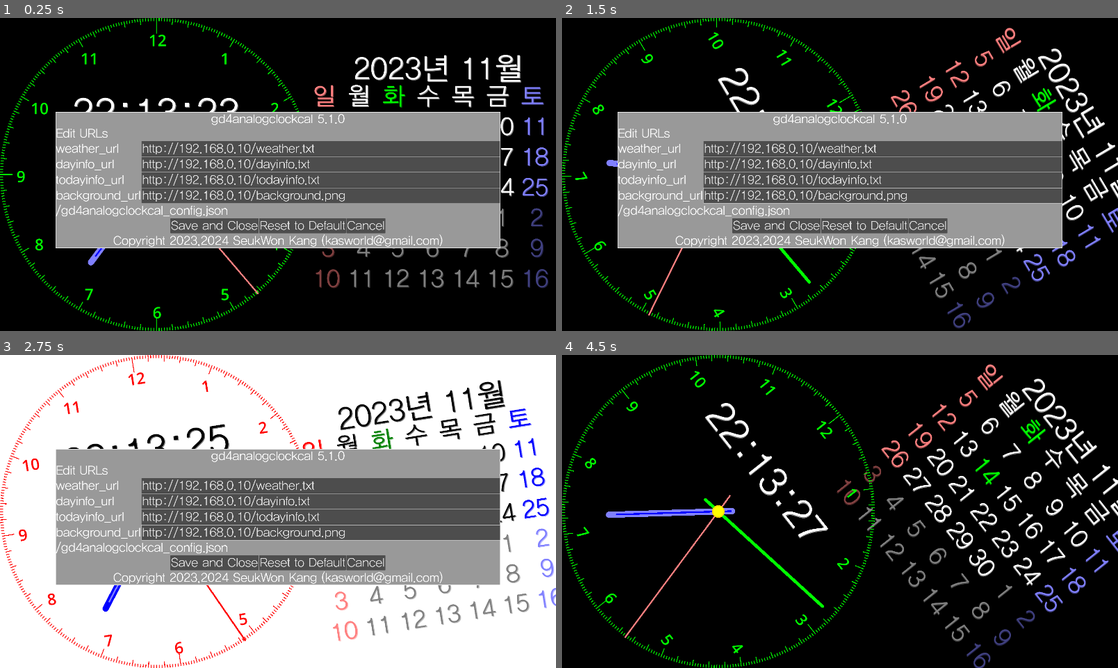
Above: before the commit, frames 1-4 (two rows, left to right).
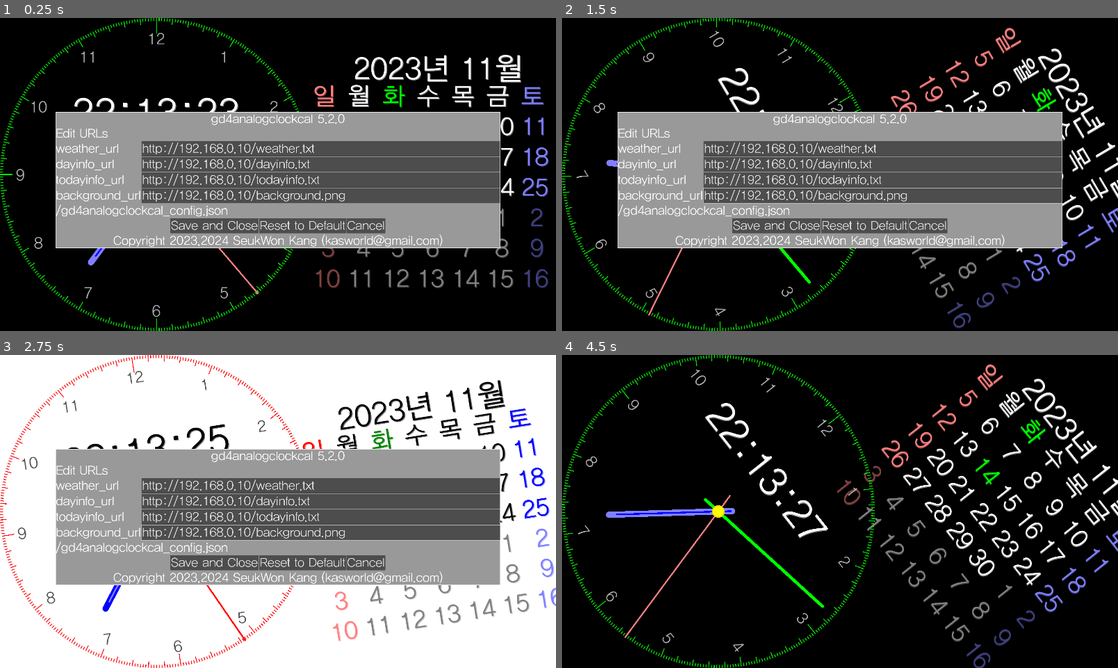
Above: after the commit, the same moments.

Repository: kasworld/gd4analogclockcal
Game: Godot game, scene res://main.tscn
Two runs of this game, one before a commit and one after it. Both use one fixed random seed, a clock stepped at 60 frames per second and the inputs below.
Inputs (mouse positions are in pixels of both pictures, inside the frame that each line leads up to):
- Up to frame 1 (0.25 s): no input
- Up to frame 2 (1.5 s): tap Enter at 0.5, 0.6, 1.35 s; move the mouse to (962, 158) at 0.52 s; click (962, 158) at 0.67 s; move the mouse to (728, 190) at 1.27 s; click (728, 190) at 1.42 s
- Up to frame 3 (2.75 s): move the mouse to (333, 442) at 2.02 s; tap Enter at 2.1 s; click (333, 442) at 2.17 s
- Up to frame 4 (4.5 s): move the mouse to (812, 574) at 2.77 s; tap Enter at 2.85, 3.6, 4.35 s; click (812, 574) at 2.92 s; move the mouse to (1006, 558) at 3.52 s; click (1006, 558) at 3.67 s; move the mouse to (673, 464) at 4.27 s; click (673, 464) at 4.42 s

The runs differ from the first frame. In frame 1, 0.5% of the frame differs, in the area x 2-61%, y 4-96%; in frame 2, 0.5%; in frame 3, 0.5%; in frame 4, 0.6%, in the area x 2-54%, y 4-96%.
Error in both runs: Attempt to call function 'store_line' in base 'null instance' on a null instance. (res://global/config.gd:13)

Commit message:
adjust dial num

Diff:
--- a/analog_dial/analog_dial.gd
+++ b/analog_dial/analog_dial.gd
@@ -1,6 +1,8 @@
 extends Node2D
 
 class_name AnalogDial
+
+var dfont = preload("res://HakgyoansimBareondotumR.ttf")
 
 var dial_lines :PackedVector2Array =[]
 var line_thick :float = 2
@@ -38,9 +40,17 @@
 	for i in range(1,13):
 		draw_hour_letter(clock_R,i)
 
+func draw_cross(p :Vector2, l:float, co :Color)->void:
+	draw_line(p + Vector2(-l/2,0),p + Vector2(l/2,0), co,-1 )
+	draw_line(p + Vector2(0,-l/2),p + Vector2(0,l/2), co,-1 )
+
 func draw_hour_letter(r :float,  i :int)->void:
 	var rad = deg_to_rad( -i*30.0 -180)
-	var pos = make_pos_by_rad_r(rad, clock_R*0.87)  + Vector2(-r*0.05,r*0.05)
-	var t = "%2d" % i
-	var default_font = ThemeDB.fallback_font
-	draw_string(default_font, pos, t, HORIZONTAL_ALIGNMENT_CENTER, -1,  clock_R/10, Global2d.colors.dial_1 )
+	var fsize = r/10
+	var t = "%d" % i
+	var pos = make_pos_by_rad_r(rad, r*0.87)
+	#draw_cross(pos,fsize*2, Global2d.colors.dial_1)
+	var offset = Vector2(-fsize/3.5*t.length(),fsize/3)
+	#draw_cross(pos+offset,fsize*2, Global2d.colors.dial_1)
+	#var default_font = ThemeDB.fallback_font
+	draw_string(dfont, pos+offset, t, HORIZONTAL_ALIGNMENT_CENTER, -1,  fsize, Global2d.colors.dial_num )
--- a/global/global2d.gd
+++ b/global/global2d.gd
@@ -28,7 +28,7 @@
 	second = [Color.RED.lightened(0.5), Color.RED.lightened(0.5)],
 	center_circle1 = Color.GOLD,
 	center_circle2 = Color.YELLOW,
-	dial_num = [Color.GRAY, Color.WHITE],
+	dial_num = Color.WHITE.darkened(0.3),
 	dial_1 = Color.GREEN,
 }
 var colors_light = 	{
@@ -54,7 +54,7 @@
 	second = [Color.RED, Color.RED],
 	center_circle1 = Color.GOLDENROD,
 	center_circle2 = Color.DARK_GOLDENROD,
-	dial_num = [Color.GRAY, Color.BLACK],
+	dial_num = Color.BLACK.lightened(0.3),
 	dial_1 = Color.RED,
 }
 var colors = colors_dark
--- a/main.gd
+++ b/main.gd
@@ -13,7 +13,7 @@
 	]
 
 var config = {
-	"version" : "gd4analogclockcal 5.1.0",
+	"version" : "gd4analogclockcal 5.2.0",
 	"weather_url" : "http://192.168.0.10/weather.txt",
 	"dayinfo_url" : "http://192.168.0.10/dayinfo.txt",
 	"todayinfo_url" : "http://192.168.0.10/todayinfo.txt",
